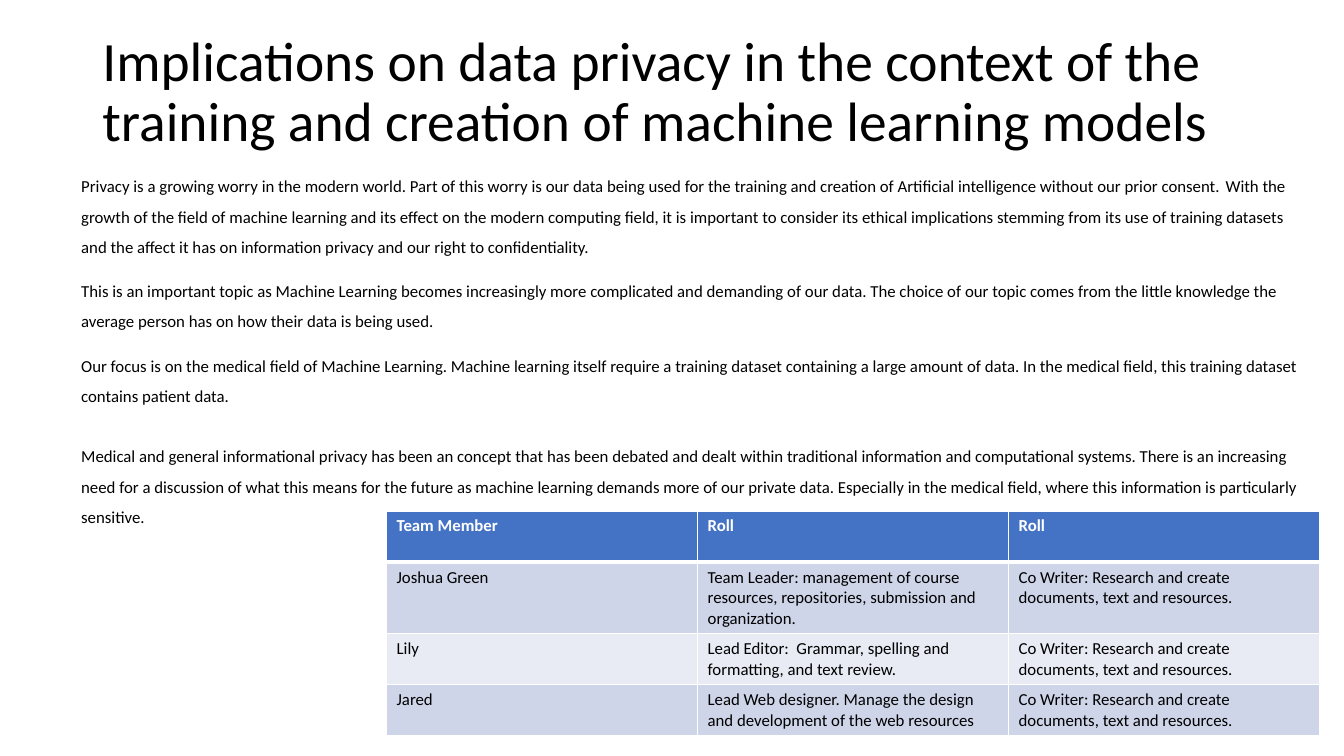
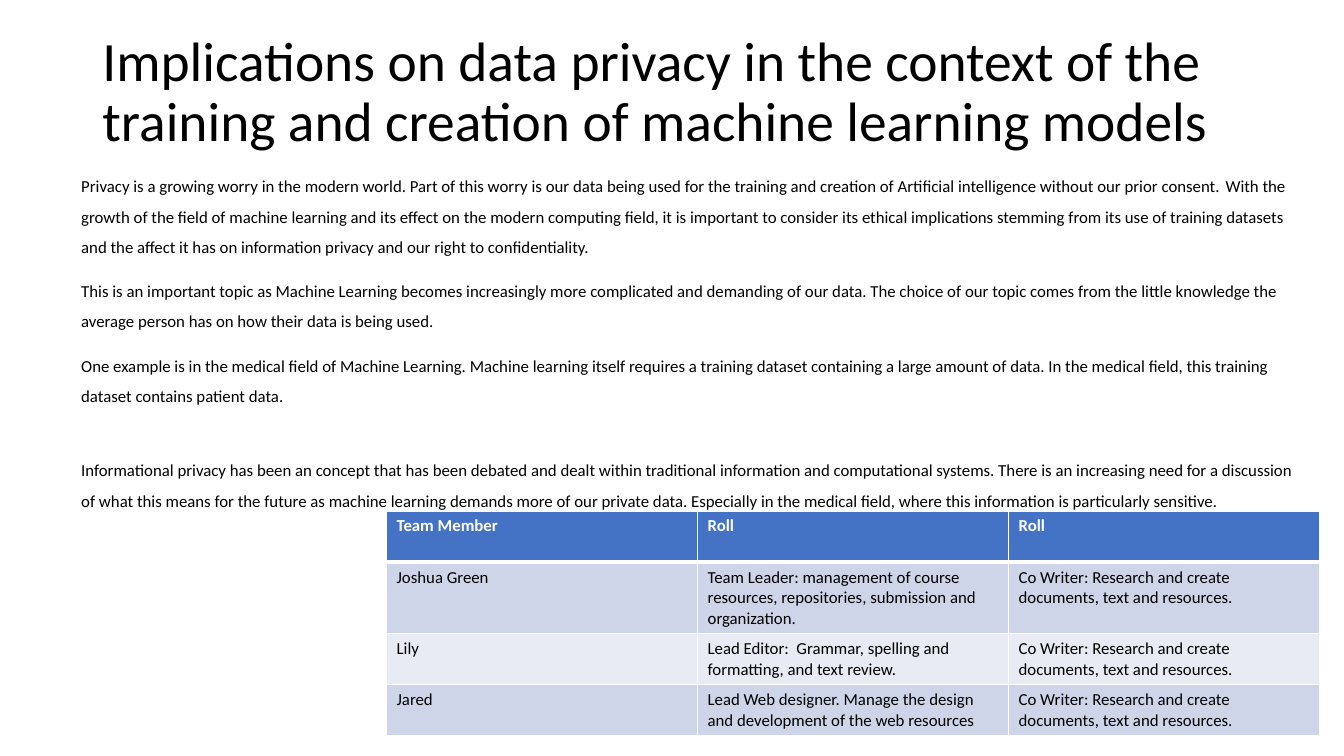
Before and after one commit to noclue-org/portfolio, a slide deck: slide 1 of Comp501_Stage3.pptx. Drawn at 1344x756 pixels with LibreOffice and Linux fonts; fonts in the diff are those of the drawing. Boxes give left, top, right and bottom in pixels: in the first picture for what was removed or moved away, otherwise in the second. Text is boxed around its words. In the diff, an @@ line names an element or a change of style, - is before the commit and + after.

```diff
--- a/Comp501_Stage3.pptx
+++ b/Comp501_Stage3.pptx
@@ text at [81,360,1292,510]: text changed @@
-Our focus is on the medical field of Machine Learning. Machine learning itself require a training dataset containing a large amount of data. In the medical field, this training dataset contains patient data.
-Medical and general informational privacy has been an concept that has been debated and dealt within traditional information and computational systems. There is an increasing need for a discussion of what this means for the future as machine learning demands more of our private data. Especially in the medical field, where this information is particularly sensitive.
+One example is in the medical field of Machine Learning. Machine learning itself requires a training dataset containing a large amount of data. In the medical field, this training dataset contains patient data.
+Informational privacy has been an concept that has been debated and dealt within traditional information and computational systems. There is an increasing need for a discussion of what this means for the future as machine learning demands more of our private data. Especially in the medical field, where this information is particularly sensitive.
```
